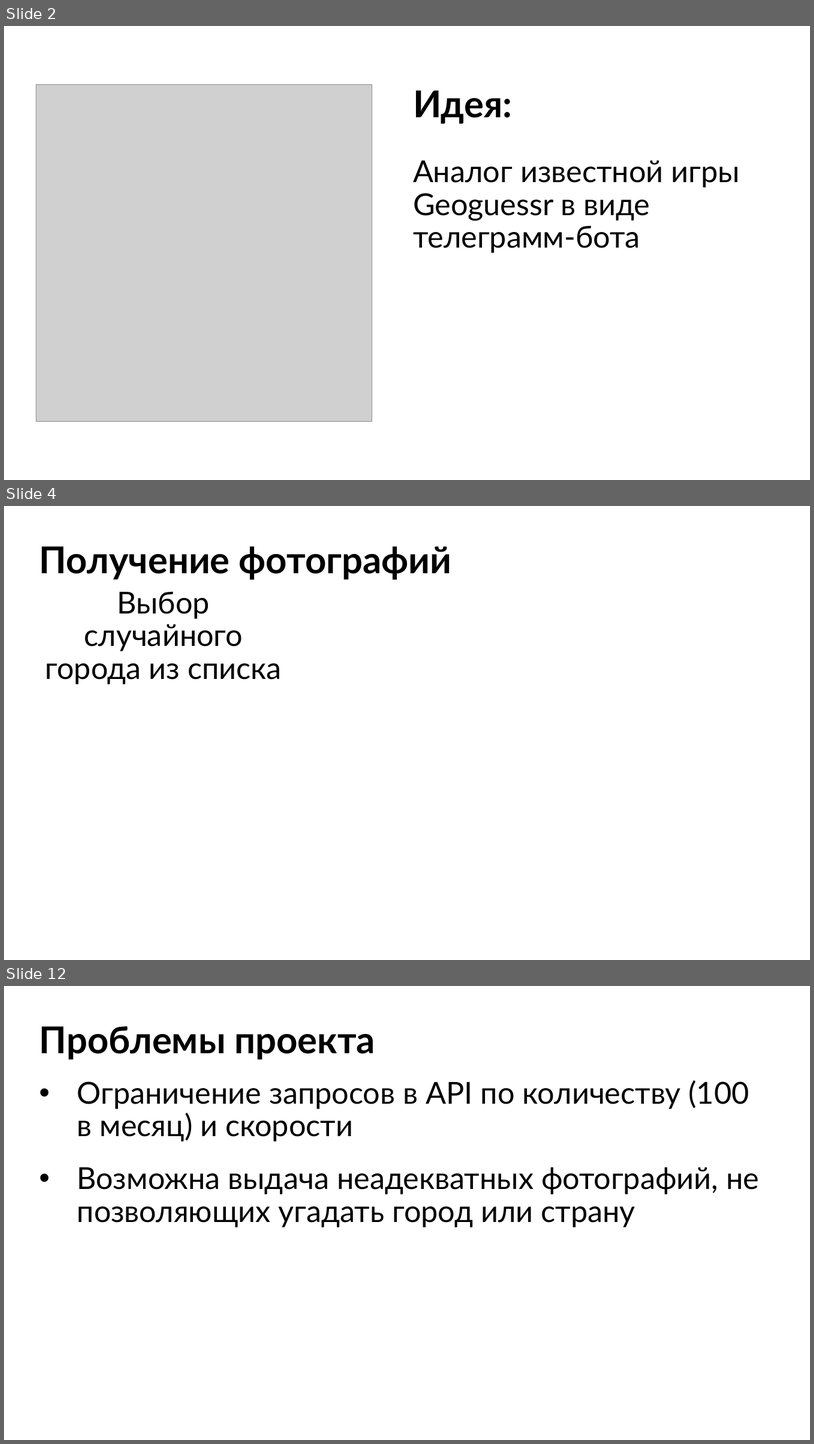
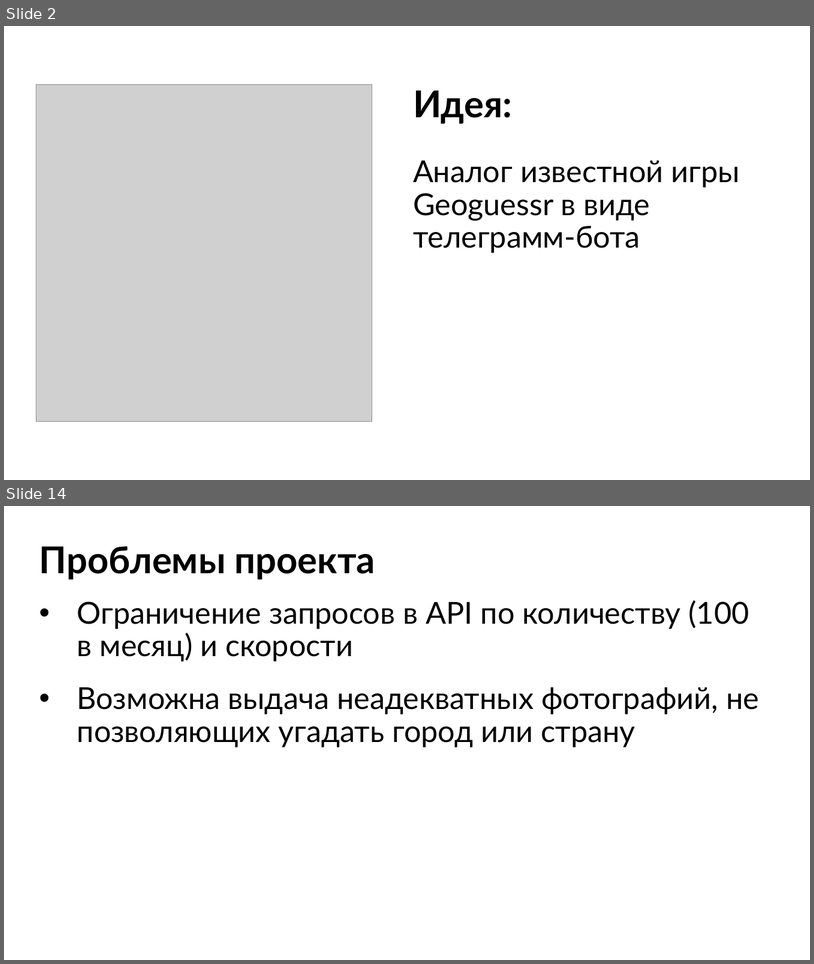
Before and after one commit to yugansonchik/GeoQuest, a slide deck: Презентация GeoQuest.pptx. Shown one above the other, each under a label of ours: slides 2, 4 and 12 before the commit, slides 2 and 14 after it; the slides between them are not shown. The pictures are 814x1444 and 814x964 pixels, drawn with LibreOffice and Linux fonts; fonts in the diff are those of the drawing; grey boxes stand for pictures. Boxes give left, top, right and bottom in pixels: in the first picture for what was removed or moved away, otherwise in the second. Text is boxed around its words. In the diff, an @@ line names an element or a change of style, - is before the commit and + after.

```diff
--- a/Презентация GeoQuest.pptx
+++ b/Презентация GeoQuest.pptx
@@ slide 4 removed at [4, 506, 810, 960], background #FFFFFF @@
@@ title removed at [39, 546, 452, 580] @@
-Получение фотографий
@@ text removed at [45, 591, 282, 684] @@
-Выбор случайного города из списка
@@ what was slide 12 is now slide 14 @@
```
Also in this commit, not shown: 8 slides changed, 4 slides added, 1 other slide removed, 1 other file.
